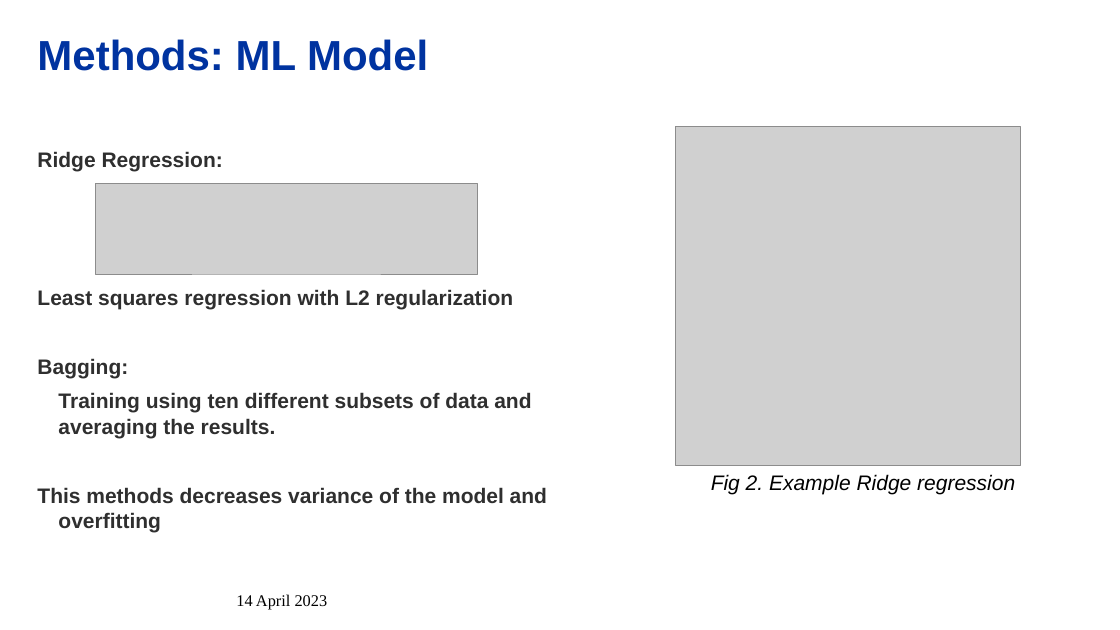
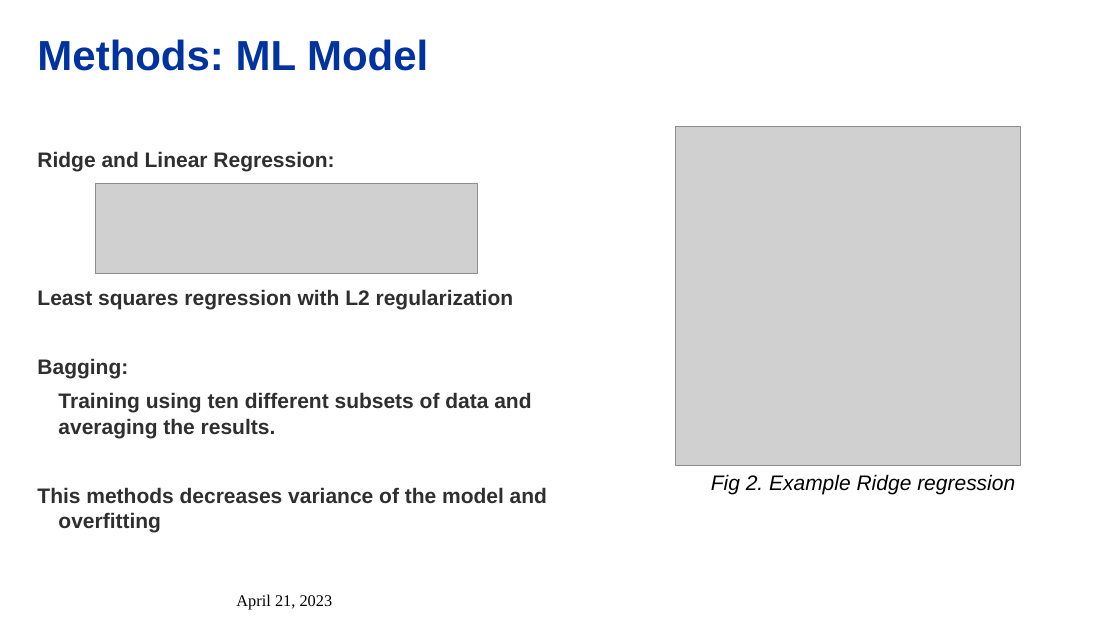
Before and after one commit to alejandroborj/ML-Optic-Correction, a slide deck: slide 5 of Machine Learning for Optic Correction.pptx. Drawn at 1120x630 pixels with LibreOffice and Linux fonts; fonts in the diff are those of the drawing; grey boxes stand for pictures; background and template pictures are left out. Boxes give left, top, right and bottom in pixels: in the first picture for what was removed or moved away, otherwise in the second. Text is boxed around its words. In the diff, an @@ line names an element or a change of style, - is before the commit and + after.

```diff
--- a/Machine Learning for Optic Correction.pptx
+++ b/Machine Learning for Optic Correction.pptx
@@ text at <box>37,151,334,171</box>: text changed @@
-Ridge Regression:
+Ridge and Linear Regression:
@@ text at <box>236,594,333,610</box>: text changed @@
-14 April 2023
+April 21, 2023
```
Also in this commit, not shown: 3 other slides changed, 7 slides added, 4 slides removed, 50 other files.
